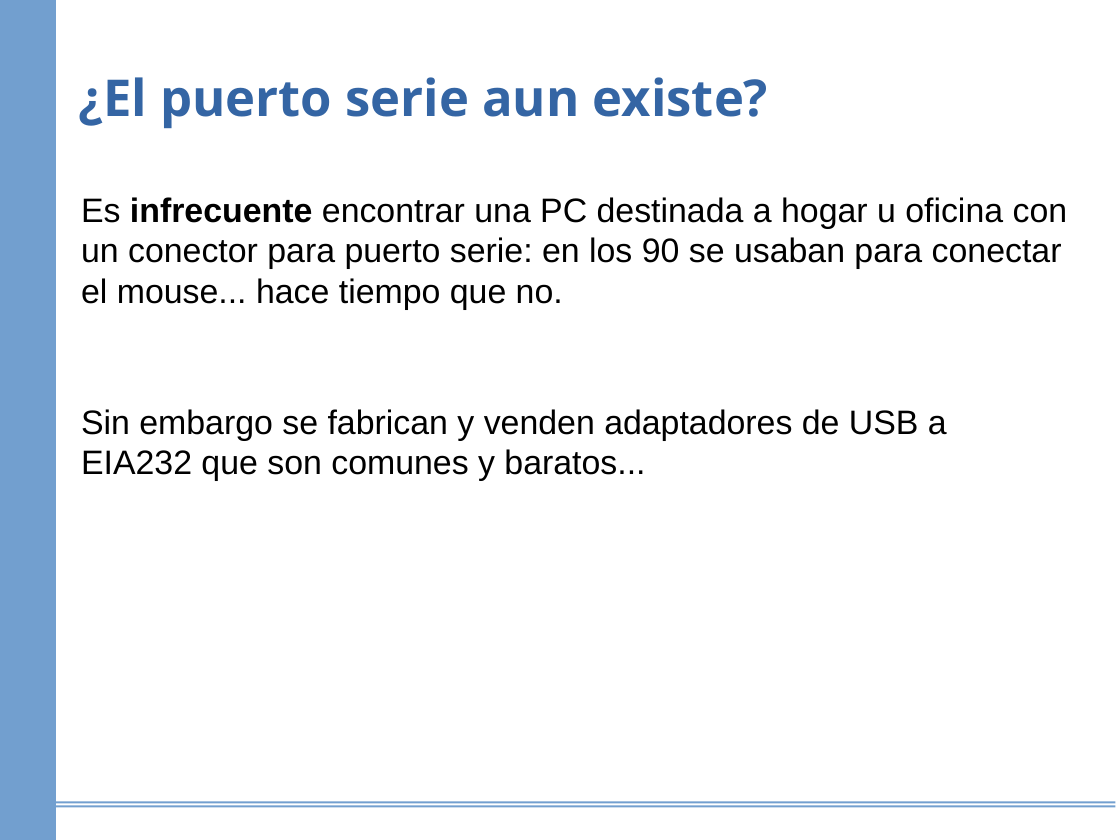
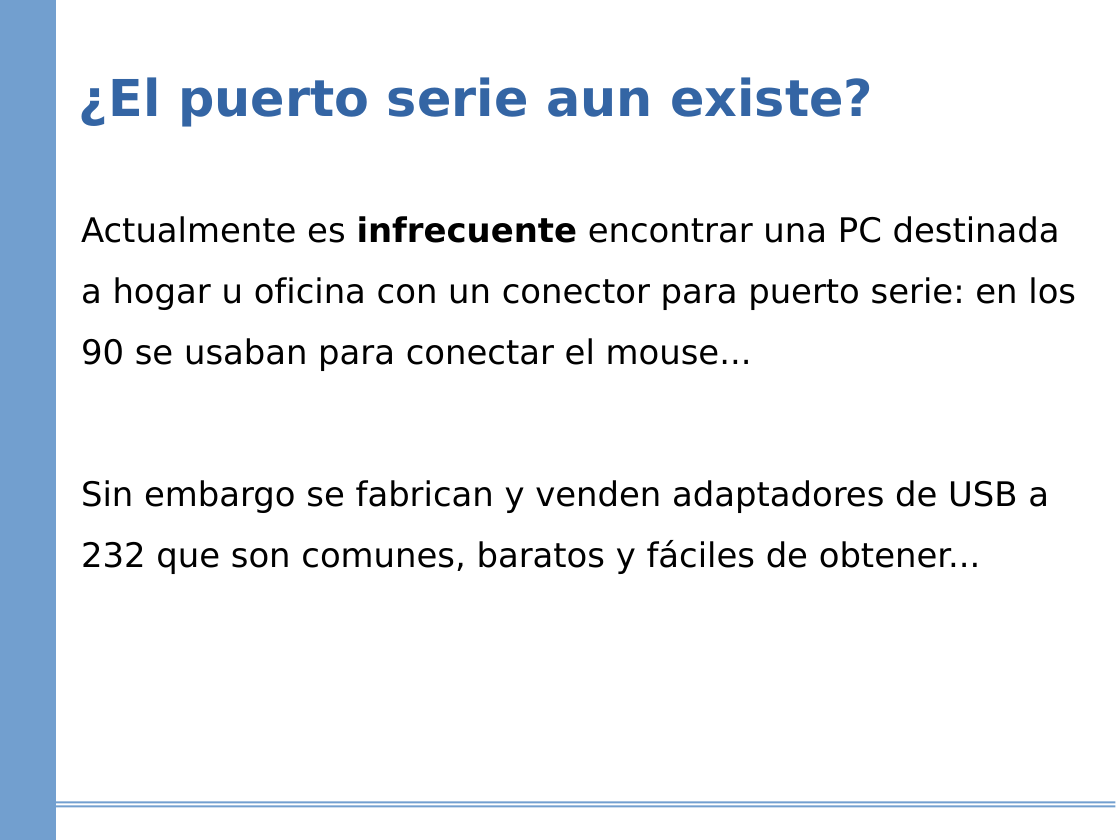
Before and after one commit to diegocode/serie, a slide deck: slide 2 of control_dig/docs/handshaking_serie.odp. Drawn at 1120x840 pixels with LibreOffice and Linux fonts; fonts in the diff are those of the drawing. Boxes give left, top, right and bottom in pixels: in the first picture for what was removed or moved away, otherwise in the second. Text is boxed around its words. In the diff, an @@ line names an element or a change of style, - is before the commit and + after.

```diff
--- a/control_dig/docs/handshaking_serie.odp
+++ b/control_dig/docs/handshaking_serie.odp
@@ text "¿El puerto serie aun existe?" at bbox=[79, 77, 873, 127]: font Open Sans to DejaVu Sans @@
@@ text at bbox=[81, 216, 1076, 371]: text changed; font Arial to DejaVu Sans @@
-Es infrecuente encontrar una PC destinada a hogar u oficina con un conector para puerto serie: en los 90 se usaban para conectar el mouse... hace tiempo que no.
+Actualmente es infrecuente encontrar una PC destinada a hogar u oficina con un conector para puerto serie: en los 90 se usaban para conectar el mouse...
@@ text at bbox=[81, 480, 1049, 574]: text changed; font Arial to DejaVu Sans @@
-Sin embargo se fabrican y venden adaptadores de USB a EIA232 que son comunes y baratos...
+Sin embargo se fabrican y venden adaptadores de USB a 232 que son comunes, baratos y fáciles de obtener...
```
Also in this commit, not shown: 4 other slides changed, 34 slides added, 1 slide removed, 27 other files.
